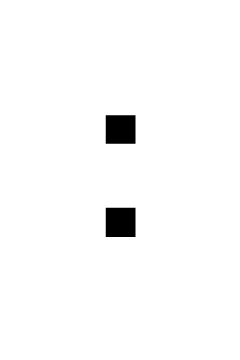
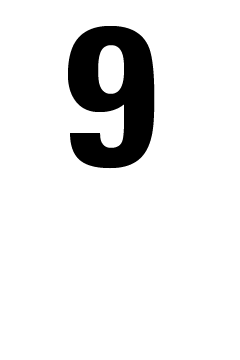
Revision of a layered w=240, h=360 image; what changed, layer by layer:
showed group "1_ub" (10 layers) over left=68, top=26, right=155, bottom=237
showed "1_ub9", painted on it over left=68, top=26, right=155, bottom=237
hid ":", painted on it over left=101, top=115, right=136, bottom=237
